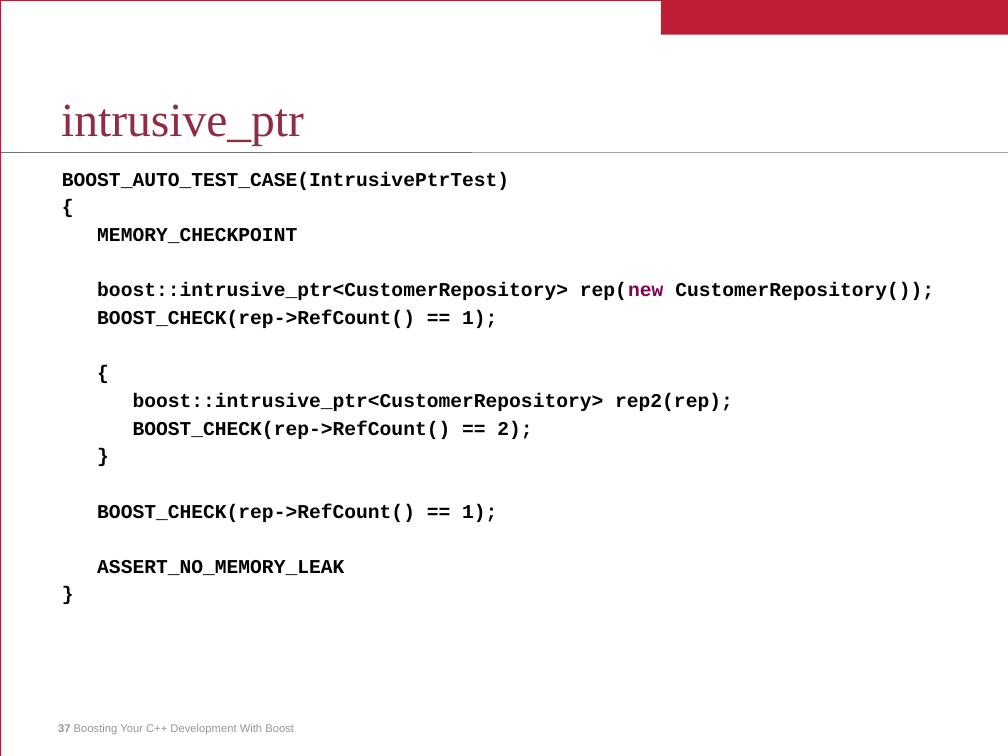
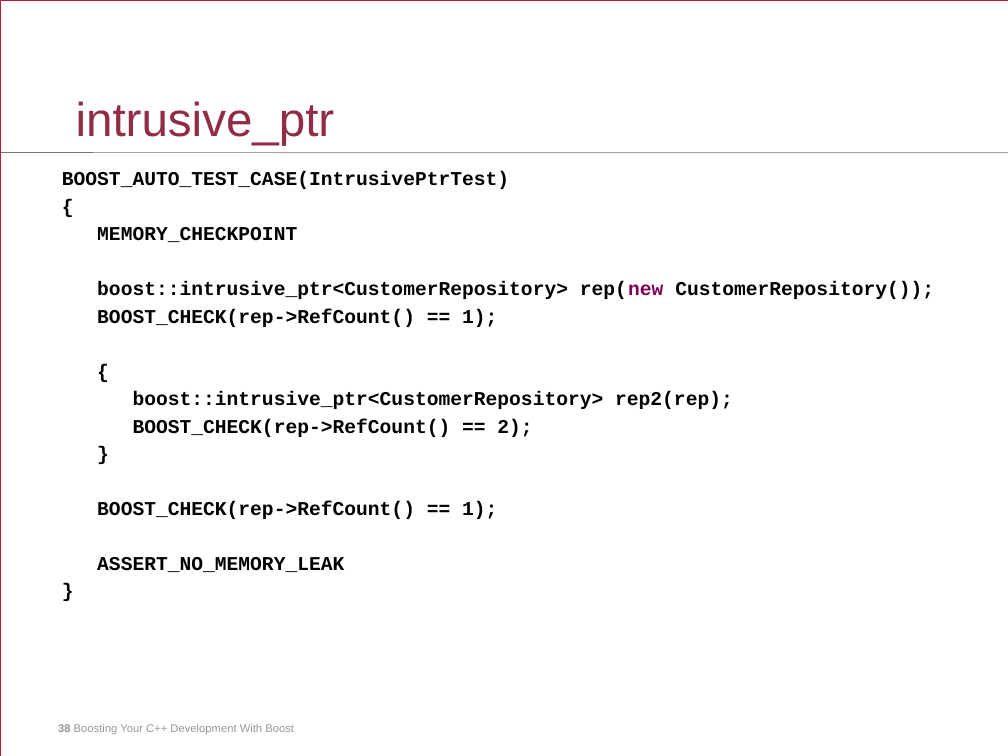
Before and after one commit to jurberg/boost-presentation, a slide deck: slide 38 of boost-presentation.ppt (slide 37 before the commit). Drawn at 1008x756 pixels with LibreOffice and Linux fonts; fonts in the diff are those of the drawing. Boxes give left, top, right and bottom in pixels: in the first picture for what was removed or moved away, otherwise in the second. Text is boxed around its words. In the diff, an @@ line names an element or a change of style, - is before the commit and + after.

```diff
--- a/boost-presentation.ppt
+++ b/boost-presentation.ppt
@@ title "intrusive_ptr": place and size @@
-title "intrusive_ptr" at box(61, 104, 304, 146)
+title "intrusive_ptr" at box(76, 101, 335, 145)
@@ title "intrusive_ptr" at box(76, 101, 335, 145): font Times New Roman to Arial; line spacing 35pt to 34.9pt @@
@@ rectangle removed at box(661, 0, 1008, 34) @@
@@ text "BOOST_AUTO_TEST_CASE(IntrusivePtrTest)" at box(62, 172, 934, 572): line spacing 11pt to 10.9pt @@
@@ text at box(58, 724, 294, 734): text changed @@
-37 Boosting Your C++ Development With Boost
+38 Boosting Your C++ Development With Boost
```
Also in this commit, not shown: 74 other slides changed, 8 slides added, 5 slides removed, 1 other file.
